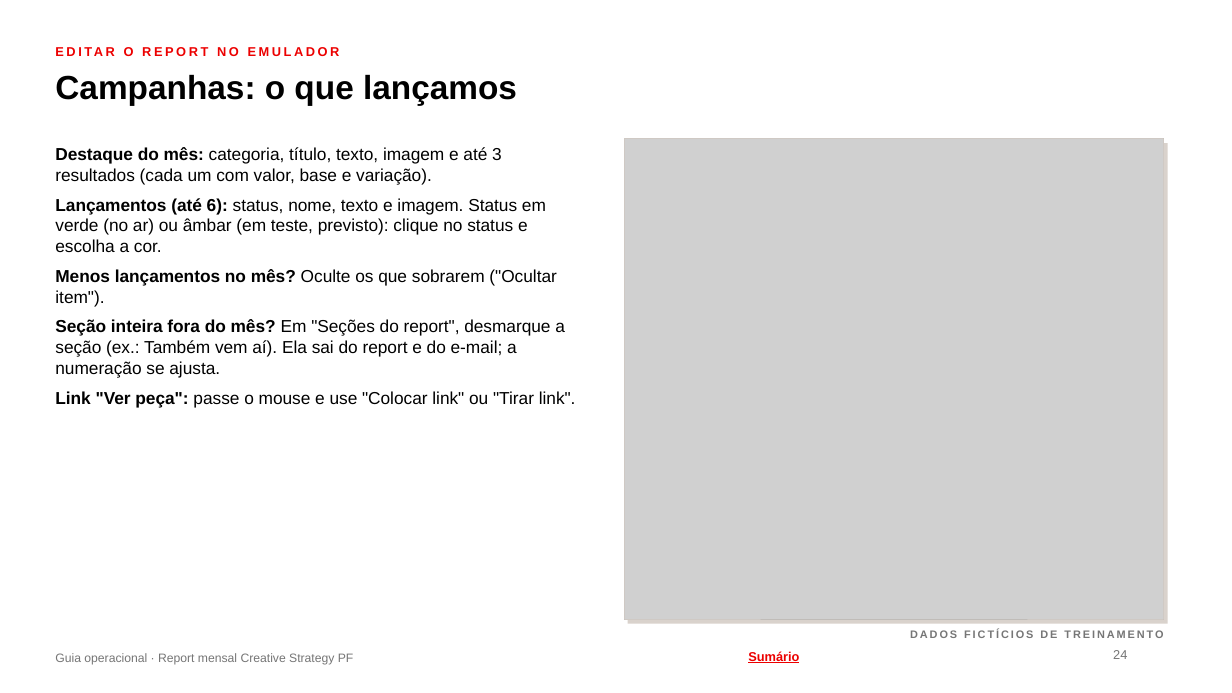
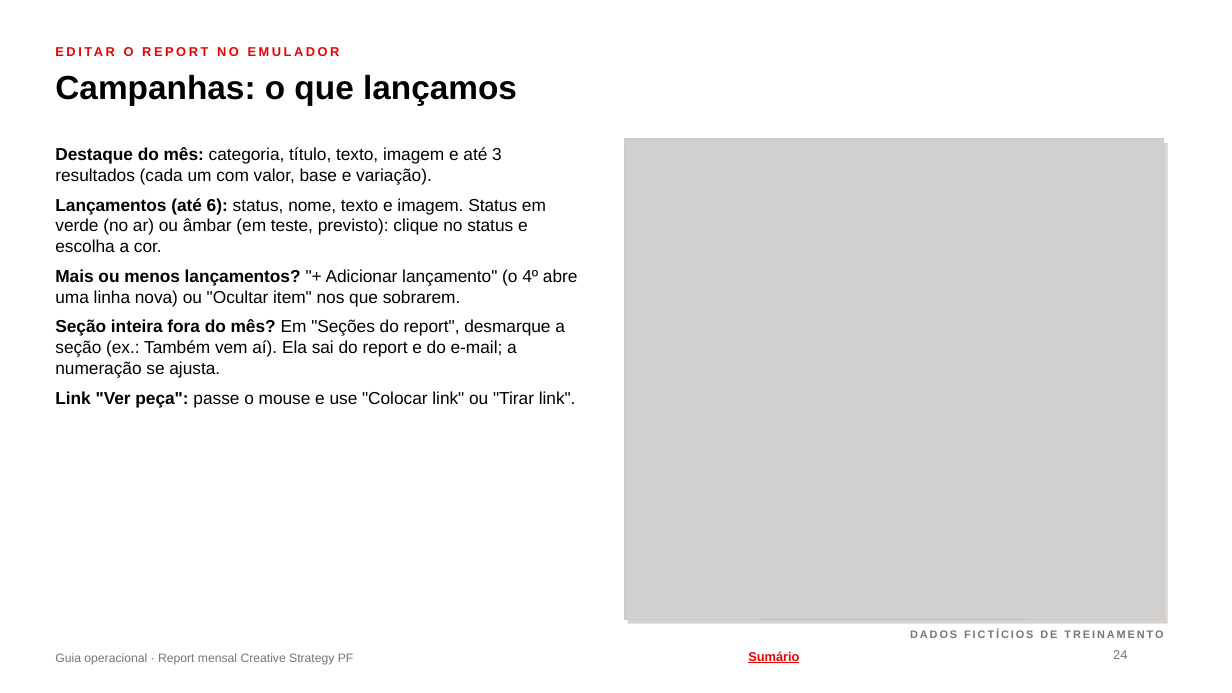
Before and after one commit to fabrizzioriccelli/report_mensal_st, a slide deck: slide 24 of kit/guia-operacional.pptx. Drawn at 1232x693 pixels with LibreOffice and Linux fonts; fonts in the diff are those of the drawing; grey boxes stand for pictures; background and template pictures are left out. Boxes give left, top, right and bottom in pixels: in the first picture for what was removed or moved away, otherwise in the second. Text is boxed around its words. In the diff, an @@ line names an element or a change of style, - is before the commit and + after.

```diff
--- a/kit/guia-operacional.pptx
+++ b/kit/guia-operacional.pptx
@@ text at <box>55,269,578,306</box>: text changed @@
-● Menos lançamentos no mês? Oculte os que sobrarem ("Ocultar item").
+● Mais ou menos lançamentos? "+ Adicionar lançamento" (o 4º abre uma linha nova) ou "Ocultar item" nos que sobrarem.
```
Also in this commit, not shown: 4 other slides changed, 4 other files.
